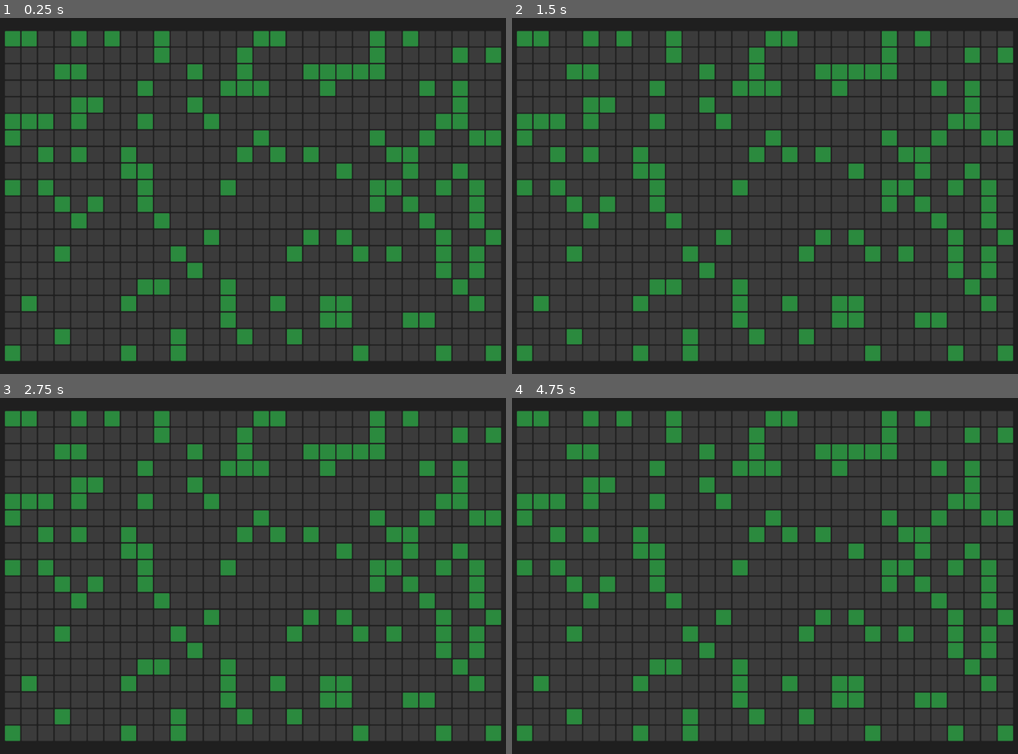
Above: before the commit, frames 1-4 (two rows, left to right).
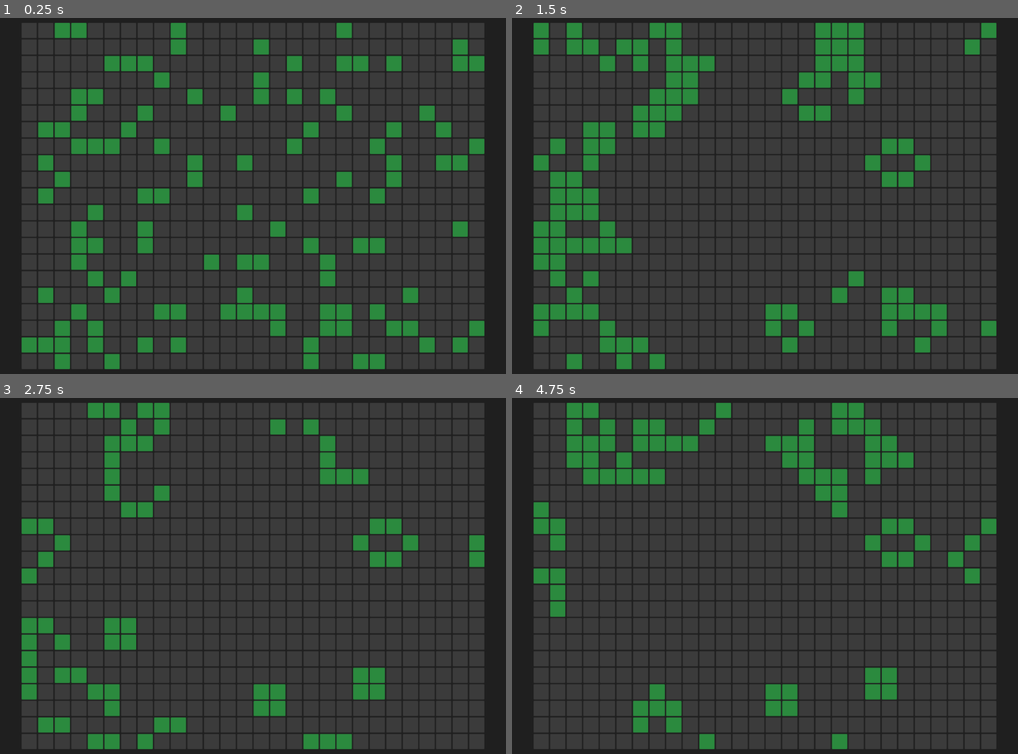
Above: after the commit, the same moments.

Repository: kaywil56/Conway-s-Generative-Sequencer-
Game: Godot game, scene res://scenes/main.tscn
Same seed, same stepped clock (60 frames per second), same inputs: the game is played once before the commit and once after it.
Inputs:
- Up to frame 1 (0.25 s): no input
- Up to frame 2 (1.5 s): no input
- Up to frame 3 (2.75 s): no input
- Up to frame 4 (4.75 s): no input

The runs differ from the first frame. In frame 1, 37% of the frame differs, in the area x 0-100%, y 1-99%; in frame 2, 37%; in frame 3, 34%; in frame 4, 35%.

Commit message:
implement basic conway's game of life

Diff:
--- a/scenes/main.tscn
+++ b/scenes/main.tscn
@@ -1,18 +1,17 @@
 [gd_scene load_steps=5 format=3 uid="uid://oaq7vocf5mvb"]
 
 [ext_resource type="Script" path="res://scripts/main.gd" id="1_gxiwc"]
-[ext_resource type="Texture2D" uid="uid://dwptnqfea43f5" path="res://assets/spritesheet.png" id="2_bh6fx"]
+[ext_resource type="Texture2D" uid="uid://fwe5g74rdvdq" path="res://assets/spritesheet.png" id="2_bh6fx"]
 
-[sub_resource type="TileSetAtlasSource" id="TileSetAtlasSource_ygqh0"]
+[sub_resource type="TileSetAtlasSource" id="TileSetAtlasSource_khysg"]
 texture = ExtResource("2_bh6fx")
 texture_region_size = Vector2i(30, 30)
 0:0/0 = 0
 1:0/0 = 0
-0:1/0 = 0
 
 [sub_resource type="TileSet" id="TileSet_0ug3u"]
 tile_size = Vector2i(30, 30)
-sources/0 = SubResource("TileSetAtlasSource_ygqh0")
+sources/0 = SubResource("TileSetAtlasSource_khysg")
 
 [node name="Main" type="Node2D"]
 script = ExtResource("1_gxiwc")
@@ -21,3 +20,9 @@
 tile_set = SubResource("TileSet_0ug3u")
 
 [node name="Camera2D" type="Camera2D" parent="."]
+
+[node name="Timer" type="Timer" parent="."]
+wait_time = 0.2
+autostart = true
+
+[connection signal="timeout" from="Timer" to="." method="_on_timer_timeout"]
--- a/scripts/main.gd
+++ b/scripts/main.gd
@@ -1,26 +1,25 @@
 extends Node2D
 
 enum TileType {
-	BASE,
 	DEAD,
 	ALIVE
 }
 
 const TileAtlasCoordinates = {
-	TileType.BASE: Vector2i(0, 0),
-	TileType.DEAD: Vector2i(0, 1),
+	TileType.DEAD: Vector2i(0, 0),
 	TileType.ALIVE: Vector2i(1, 0)
 }
 
-const GridWidth = 30
-const GridHeight = 20
+const GridWidth = 28
+const GridHeight = 21
 
 @onready var tile_map_layer = $TileMapLayer
 @onready var camera = $Camera2D
 
-var cells = []
+var cells: Dictionary
 
 func _ready() -> void:
+	cells = {}
 	random_seed()
 	draw_grid()
 	center_camera()
@@ -31,21 +30,45 @@
 
 func random_seed() -> void:
 	var rng = RandomNumberGenerator.new()
+	rng.randomize()
 	var probability = 20
 	for x in range(0, GridWidth):
 		for y in range(0, GridHeight):
 			var random = rng.randi_range(0, 100)
 			if random <= probability:
-				cells.append({
-					"position": Vector2i(x, y),
-					"is_alive": true
-				})
+				cells[Vector2i(x, y)] = 1
+			else:
+				cells[Vector2i(x, y)] = 0
+
+func get_neighbors(cell: Vector2i) -> int:
+	var total = 0
+	for i in range(-1, 2):
+		for j in range(-1, 2):
+			# exclude self
+			if i != 0 or j != 0:
+				var neighbor_row = (cell.x + i + GridWidth) % GridWidth
+				var neighbor_col = (cell.y + j + GridHeight) % GridHeight
+				total += cells[Vector2i(neighbor_row, neighbor_col )]
+	return total
+
+func next_gen() -> void:
+	var new_cells = cells.duplicate()
+	for position in cells:
+		var live_neighbors = get_neighbors(position)
+		if cells[position] == 1:
+			if live_neighbors < 2 or live_neighbors > 3:
+				new_cells[position] = 0
+			else:
+				new_cells[position] = 1
+		else:
+			if live_neighbors == 3:
+				new_cells[position] = 1
+	cells = new_cells
 
 func draw_grid() -> void:
-	# Draw base grid
-	for x in range(0, GridWidth):
-		for y in range(0, GridHeight):
-			tile_map_layer.set_cell(Vector2i(x, y), 0, TileAtlasCoordinates[TileType.BASE])
+	for position in cells:
+		tile_map_layer.set_cell(position, 0, TileAtlasCoordinates[TileType.ALIVE] if cells[position] else TileAtlasCoordinates[TileType.DEAD])
 
-	for cell in cells:
-		tile_map_layer.set_cell(cell["position"], 0, TileAtlasCoordinates[TileType.ALIVE] if cell["is_alive"] else TileAtlasCoordinates[TileType.DEAD])
+func _on_timer_timeout() -> void:
+	draw_grid()
+	next_gen()
Binary file changed: assets/spritesheet.png
Not shown, changed: assets/spritesheet.png.import
